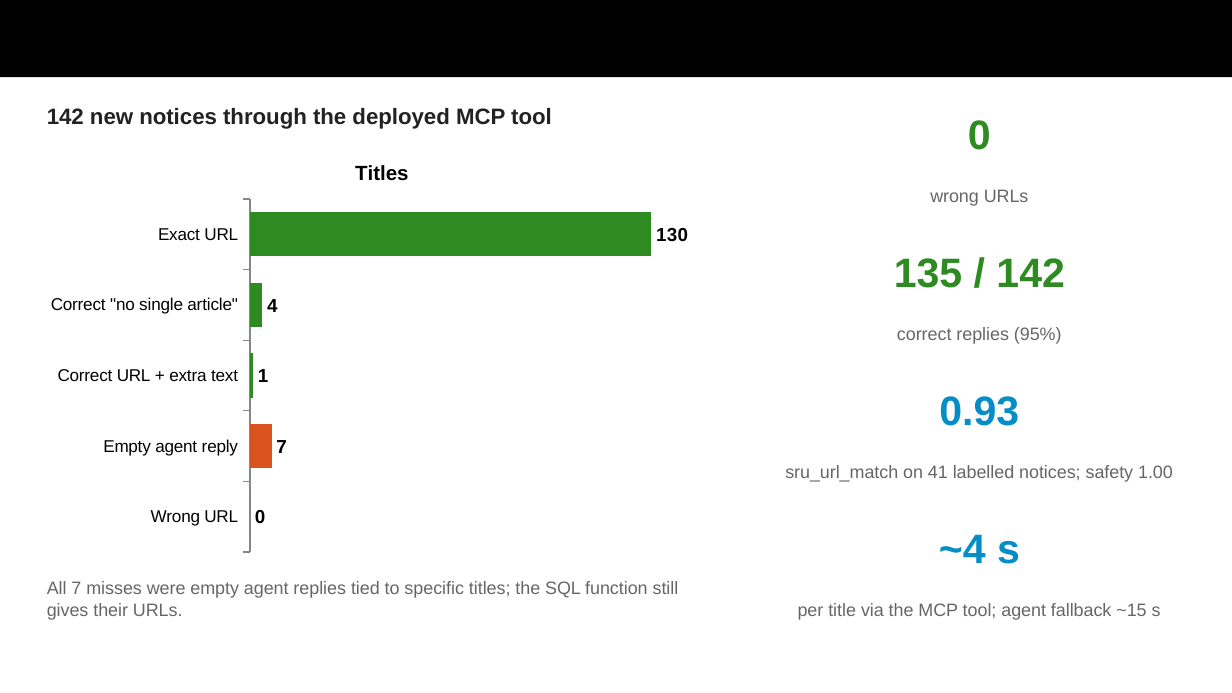
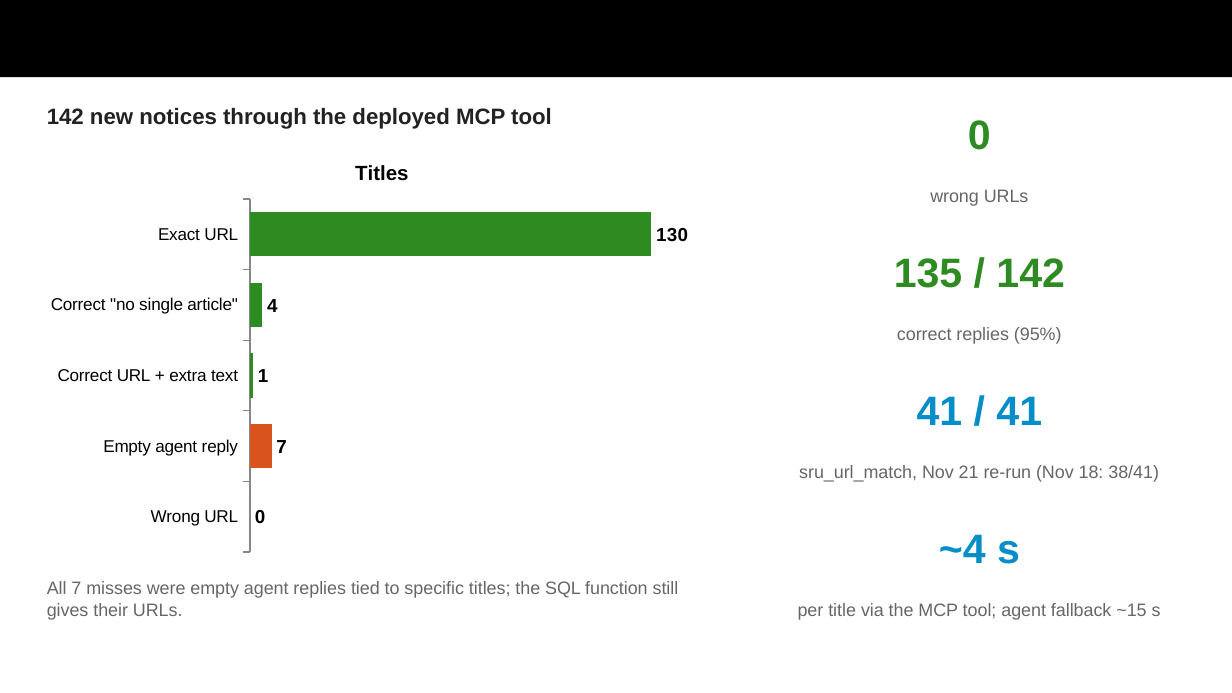
Before and after one commit to AmandaZXu-USDA/NAL, a slide deck: slide 10 of submission/GSA-MCP-Hackathon-mcp-sru-syntax.pptx. Drawn at 1232x693 pixels with LibreOffice and Linux fonts; fonts in the diff are those of the drawing. Boxes give left, top, right and bottom in pixels: in the first picture for what was removed or moved away, otherwise in the second. Text is boxed around its words. In the diff, an @@ line names an element or a change of style, - is before the commit and + after.

Commit message:
Deck slide 10: sru_url_match 41/41 (November 21 re-run; November 18 was 38/41)

```diff
--- a/submission/GSA-MCP-Hackathon-mcp-sru-syntax.pptx
+++ b/submission/GSA-MCP-Hackathon-mcp-sru-syntax.pptx
@@ text at (917, 396, 1042, 425): text changed @@
-0.93
+41 / 41
@@ text at (799, 465, 1159, 482): text changed @@
-sru_url_match on 41 labelled notices; safety 1.00
+sru_url_match, Nov 21 re-run (Nov 18: 38/41)
```
